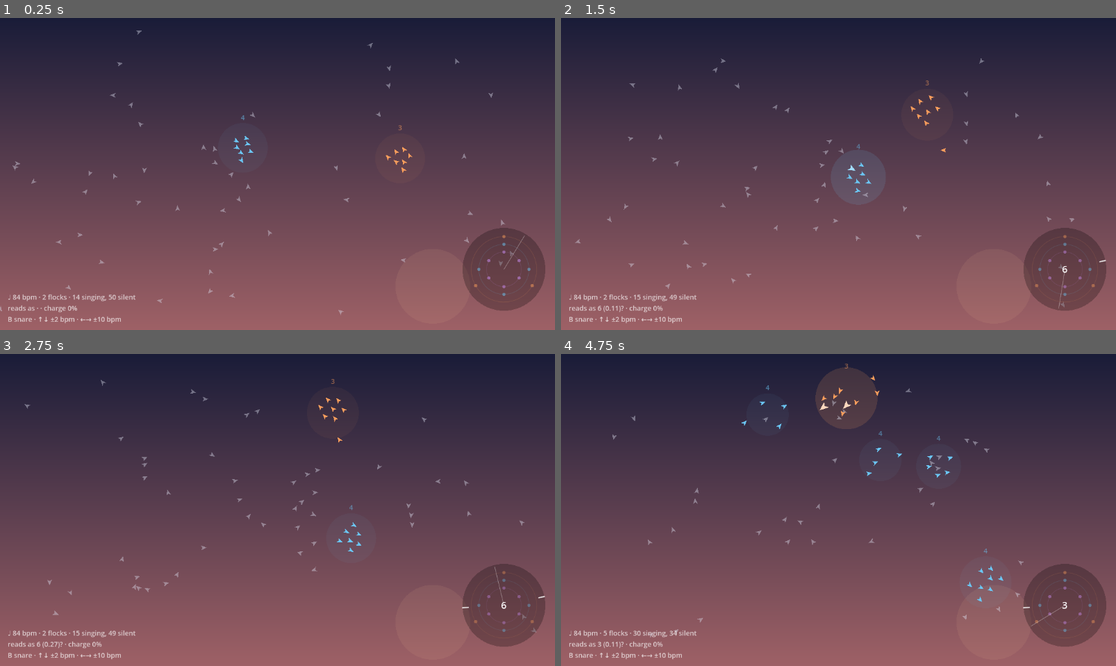
Above: before the commit, frames 1-4 (two rows, left to right).
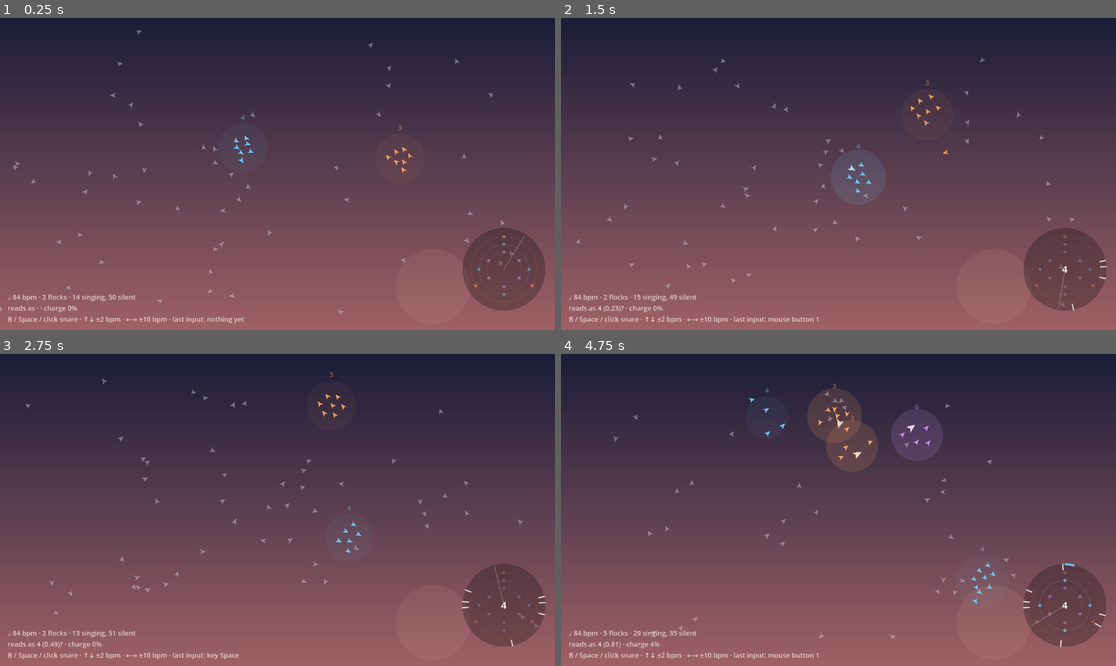
Above: after the commit, the same moments.

Repository: Luan-vP/godot-project-1
Game: Godot game, scene res://features/levels/boids/boids_level.tscn
Same seed, same stepped clock (60 frames per second), same inputs: the game is played once before the commit and once after it. This scene is started directly instead of the project's main scene.
Inputs (mouse positions are in pixels of both pictures, inside the frame that each line leads up to):
- Up to frame 1 (0.25 s): no input
- Up to frame 2 (1.5 s): tap Enter (ui_accept) at 0.5, 0.77 s; move the mouse to (960, 158) at 0.52 s; hold D 0.53-1.25 s; tap B (snare) at 0.6 s; click (960, 158) at 0.67 s; tap Space at 0.8 s; drag from (727, 189) to (810, 236) at 1.27 s
- Up to frame 3 (2.75 s): move the mouse to (333, 441) at 2.02 s; hold D from 2.03 s (still down); tap B (snare) at 2.1 s; click (333, 441) at 2.17 s; tap Space at 2.3 s
- Up to frame 4 (4.75 s): release D at 2.75 s; drag from (810, 572) to (672, 463) at 2.77 s; move the mouse to (1005, 556) at 3.52 s; hold A 3.53-4.25 s; hold Shift 3.53-4.25 s; click (1005, 556) at 3.67 s; tap Enter (ui_accept) at 3.77 s; tap Space at 3.8 s; drag from (672, 463) to (755, 432) at 4.27 s

The runs differ from the first frame. In frame 1, 0.3% of the frame differs, in the area x 2-44%, y 95-98%; in frame 2, 0.6%; in frame 3, 1.0%; in frame 4, 4.7%, in the area x 2-99%, y 3-98%.

Commit message:
Let the snare and tempo hear any gamepad, and show what input arrives
Bindings made in code defaulted to device 0, so the snare's B and the
tempo d-pad only ever heard the first gamepad. With Steam running, the
Deck's pad reaches the game as Steam's virtual gamepad, which is rarely
device 0. InputActions now binds every event to all devices, as the
editor does.

The snare also takes Space and a left click: in Desktop Mode, Steam
Input's desktop layout turns the Deck's controls into keyboard and
mouse (R2 is a left click). The HUD shows the last input received, so
what the Deck's B actually sends there can be read off the screen.

Co-Authored-By: Claude Opus 5.5 <noreply@anthropic.com>
Claude-Session: https://claude.ai/code/session_01UVZpk3AcWZhcMRF1NqpWew

Diff:
--- a/core/input/input_actions.gd
+++ b/core/input/input_actions.gd
@@ -8,12 +8,23 @@
 ## Registering is idempotent: an action that already exists (e.g. rebound in
 ## the editor) is left exactly as it is.
 
+## [InputMap]'s device id for "any device".
+const ALL_DEVICES := -1
+
 
 ## Make sure [param action] exists, bound to [param keys] (physical keycodes,
-## so the binding sits in the same place on any keyboard layout) and
-## [param joy_buttons].
+## so the binding sits in the same place on any keyboard layout),
+## [param joy_buttons] and [param mouse_buttons].
+##
+## Every binding listens to [i]all[/i] devices, as the editor's own bindings do.
+## An event made in code defaults to device 0, which would only ever hear the
+## first gamepad — and with Steam running, the Deck's pad reaches the game as
+## Steam's virtual gamepad, which is rarely device 0.
 static func ensure(
-	action: StringName, keys: Array[Key], joy_buttons: Array[JoyButton] = []
+	action: StringName,
+	keys: Array[Key],
+	joy_buttons: Array[JoyButton] = [],
+	mouse_buttons: Array[MouseButton] = []
 ) -> void:
 	if InputMap.has_action(action):
 		return
@@ -21,8 +32,37 @@
 	for keycode in keys:
 		var key := InputEventKey.new()
 		key.physical_keycode = keycode
-		InputMap.action_add_event(action, key)
+		_add(action, key)
 	for button_index in joy_buttons:
 		var button := InputEventJoypadButton.new()
 		button.button_index = button_index
-		InputMap.action_add_event(action, button)
+		_add(action, button)
+	for button_index in mouse_buttons:
+		var click := InputEventMouseButton.new()
+		click.button_index = button_index
+		_add(action, click)
+
+
+## A short, readable name for an input the player just pressed — which key,
+## which pad and button, which mouse button — or an empty string for anything
+## else (releases, motion). For showing what a device actually sends, e.g. the
+## Deck's buttons under a Steam Input desktop layout.
+static func describe(event: InputEvent) -> String:
+	if not event.is_pressed() or event.is_echo():
+		return ""
+	var key := event as InputEventKey
+	if key != null:
+		var code := key.physical_keycode if key.physical_keycode != KEY_NONE else key.keycode
+		return "key %s" % OS.get_keycode_string(code)
+	var button := event as InputEventJoypadButton
+	if button != null:
+		return "pad %d button %d" % [button.device, button.button_index]
+	var click := event as InputEventMouseButton
+	if click != null:
+		return "mouse button %d" % click.button_index
+	return ""
+
+
+static func _add(action: StringName, event: InputEvent) -> void:
+	event.device = ALL_DEVICES
+	InputMap.action_add_event(action, event)
--- a/features/levels/boids/boids_level.gd
+++ b/features/levels/boids/boids_level.gd
@@ -5,8 +5,8 @@
 ## polyrhythms against each other — each with a voice of its own. Loners are
 ## silent.
 ##
-## The player plays a snare (B). Every tap is read against every rhythm (see
-## [TapReader]): flocks whose rhythm fits the last bar of taps tighten and pull
+## The player plays a snare (B, Space or a click; B on a gamepad). Every tap
+## is read against every rhythm (see [TapReader]): flocks whose rhythm fits the last bar of taps tighten and pull
 ## loners in, and flocks that do not loosen and shed birds. Hold one rhythm
 ## unambiguously for long enough and every flock playing something else
 ## bursts apart (see [ScatterCharge]) — rare on purpose.
@@ -80,6 +80,7 @@
 ## pulses -> weight, eased; mirrored into [member FlockSim.weights].
 var _weights := {}
 var _scatter_flash := 0.0
+var _last_input := "nothing yet"
 var _started := false
 
 var _synths := {}
@@ -95,7 +96,12 @@
 
 
 func _ready() -> void:
-	InputActions.ensure(SNARE, [KEY_B] as Array[Key], [JOY_BUTTON_B] as Array[JoyButton])
+	InputActions.ensure(
+		SNARE,
+		[KEY_B, KEY_SPACE] as Array[Key],
+		[JOY_BUTTON_B] as Array[JoyButton],
+		[MOUSE_BUTTON_LEFT] as Array[MouseButton]
+	)
 	_rng.randomize()
 	table = RhythmTable.default_table()
 	_grid = table.grid_steps(BEATS_PER_BAR)
@@ -156,6 +162,15 @@
 	queue_redraw()
 	_dial.queue_redraw()
 	_update_hud()
+
+
+## Every press, before anything handles it, so the HUD can show what a device
+## really sends — the Deck under a Steam Input desktop layout turns its buttons
+## into keys and clicks.
+func _input(event: InputEvent) -> void:
+	var described := InputActions.describe(event)
+	if not described.is_empty():
+		_last_input = described
 
 
 func _unhandled_input(event: InputEvent) -> void:
@@ -413,7 +428,7 @@
 			% [roundi(AudioManager.get_tempo()), sim.flocks.size(), _singing(), _silent()]
 		)
 		+ "reads as %s · %s\n" % [read, state]
-		+ "B snare · ↑↓ ±2 bpm · ←→ ±10 bpm"
+		+ "B / Space / click snare · ↑↓ ±2 bpm · ←→ ±10 bpm · last input: %s" % _last_input
 	)
 
 
--- a/tests/test_boids_level.gd
+++ b/tests/test_boids_level.gd
@@ -45,3 +45,25 @@
 func test_weight_from_fit() -> void:
 	assert_eq(BoidsLevel.weight_for_fit(1.0), BoidsLevel.WEIGHT_HIGH, "Perfect")
 	assert_eq(BoidsLevel.weight_for_fit(0.3), BoidsLevel.WEIGHT_LOW, "Below the floor")
+
+
+func test_the_snare_hears_a_gamepad_on_any_device() -> void:
+	# Steam's virtual gamepad is rarely device 0.
+	for device in [0, 1, 3]:
+		var button := InputEventJoypadButton.new()
+		button.button_index = JOY_BUTTON_B
+		button.pressed = true
+		button.device = device
+		assert_true(button.is_action_pressed(BoidsLevel.SNARE), "Pad on device %d" % device)
+
+
+func test_the_snare_hears_b_space_and_a_click() -> void:
+	for keycode in [KEY_B, KEY_SPACE]:
+		var key := InputEventKey.new()
+		key.physical_keycode = keycode
+		key.pressed = true
+		assert_true(key.is_action_pressed(BoidsLevel.SNARE), OS.get_keycode_string(keycode))
+	var click := InputEventMouseButton.new()
+	click.button_index = MOUSE_BUTTON_LEFT
+	click.pressed = true
+	assert_true(click.is_action_pressed(BoidsLevel.SNARE), "Left click")
--- a/tests/test_tempo_control.gd
+++ b/tests/test_tempo_control.gd
@@ -50,3 +50,11 @@
 	assert_eq(landed, 74.0, "Landed")
 	assert_eq(AudioManager.get_tempo(), 74.0, "AudioManager follows")
 	assert_eq(AudioManager.get_music_clock().beats_per_bar, 4, "Bar length untouched")
+
+
+func test_the_d_pad_works_on_any_gamepad() -> void:
+	var button := InputEventJoypadButton.new()
+	button.button_index = JOY_BUTTON_DPAD_UP
+	button.pressed = true
+	button.device = 2
+	assert_eq(TempoControlScript.step_for(button), 2.0, "D-pad up on the third pad")
Not shown, changed: features/levels/boids/README.md
